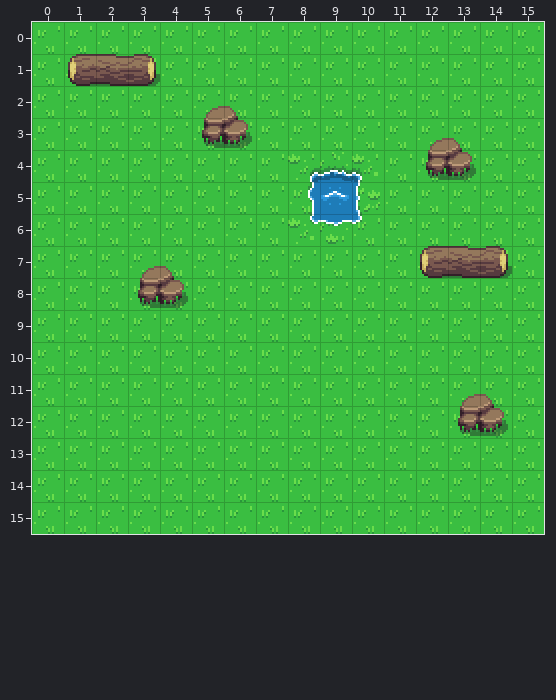
A Tiled map gets an edit: core/assets/Mapa/Prado.tmx. Above, as it was before the edit.
Cells are 16x16 px. Shown: x 0..15, y 0..15.
Now the later version:
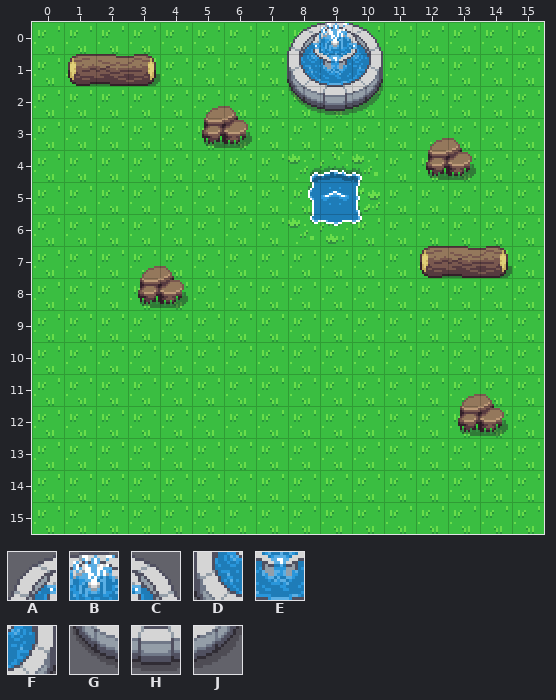
Key: from "MundoZelda": A 382, B 383, C 384, D 422, E 423, F 424, G 462, H 463, J 464.
_ is an empty cell, . an unchanged one.
The edit:
--- layer "Capa de patrones 3"
@@ x 8..10 @@
- 0 ___
- 1 ___
- 2 ___
+ 0 ABC
+ 1 DEF
+ 2 GHJ
Where, in picture pixels (left, top, right, bottom), the same in both pictures:
added: (287, 22, 383, 115)
